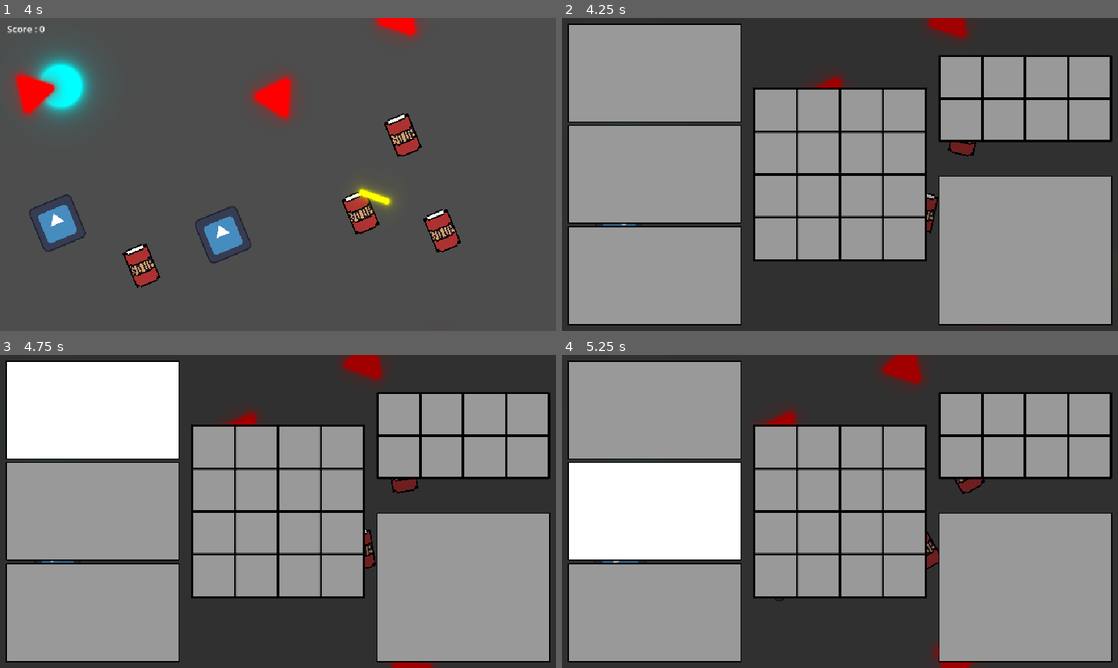
Above: before the commit, frames 1-4 (two rows, left to right).
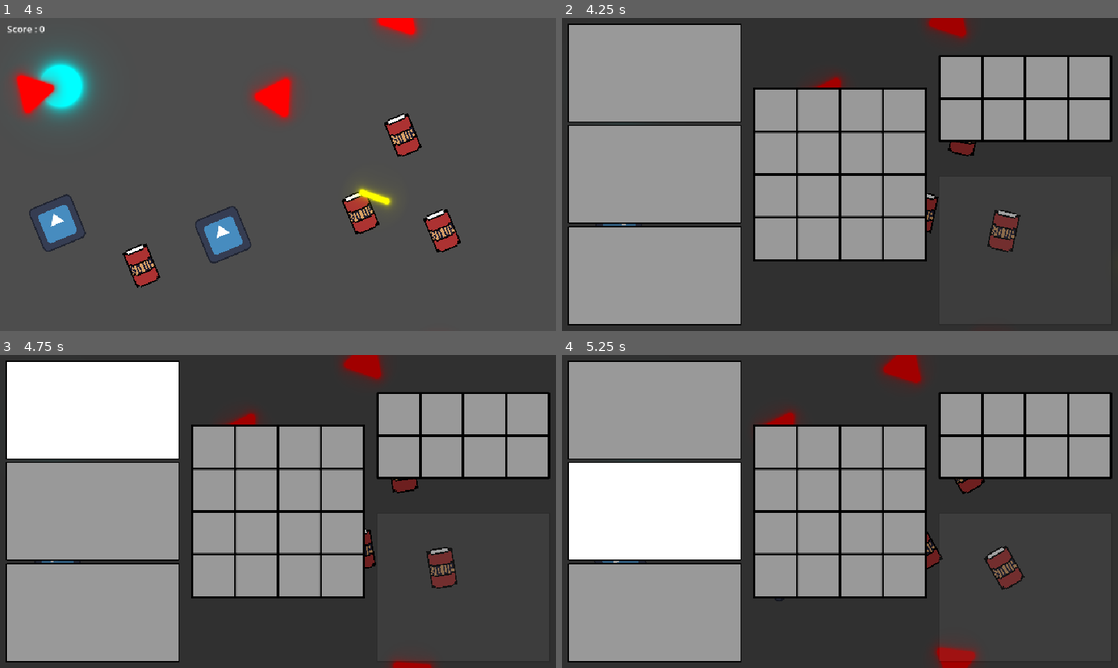
Above: after the commit, the same moments.

Repository: loco-choco/quantux-ui-experiment
Game: Godot game, scene res://main.tscn
The game is run twice, just before and just after one commit, with the same random seed, the same clock (stepped at 60 frames per second) and the same inputs. The engine's default icon, where the game draws it, is replaced by a stand-in: a white triangle on a blue panel in a dark square.
Inputs (mouse positions are in pixels of both pictures, inside the frame that each line leads up to):
- Up to frame 1 (4 s): move the mouse to (400, 158) at 0.52 s; hold Left (player_move_x_neg) 0.53-1.28 s; click (400, 158) at 0.67 s; move the mouse to (166, 190) at 1.27 s; tap Right (player_move_x_pos) at 1.35 s; click (166, 190) at 1.42 s; move the mouse to (333, 105) at 2.02 s; hold Up (player_move_y_neg) 2.03-2.78 s; click (333, 105) at 2.17 s; move the mouse to (250, 237) at 2.77 s; tap Down (player_move_y_pos) at 2.85 s; click (250, 237) at 2.92 s; move the mouse to (444, 221) at 3.52 s; tap E (shoot) at 3.6 s; click (444, 221) at 3.67 s
- Up to frame 2 (4.25 s): tap Space (hud_toggle_inventory) at 4.15 s
- Up to frame 3 (4.75 s): move the mouse to (94, 411) at 4.27 s; tap Left (player_move_x_neg) at 4.35 s; click (94, 411) at 4.42 s
- Up to frame 4 (5.25 s): click (656, 411) at 4.9 s; move the mouse to (656, 511) at 5.02 s; hold Right (player_move_x_pos) from 5.03 s (still down); click (656, 511) at 5.17 s

Frame 1 is identical in both runs. In frame 2, 15% of the frame differs, in the area x 67-99%, y 50-99%; in frame 3, 15%; in frame 4, 15%.

Commit message:
added item dropping logic

Diff:
--- a/inventories/grid/inventory.gd
+++ b/inventories/grid/inventory.gd
@@ -1,18 +1,28 @@
 extends PanelContainer
 
-signal weapon_slot_update(item: InventoryItem)
+signal weapon_slot_update(item: ItemData)
+signal item_dropped(item: ItemData)
 
 @export var inventory_item_scene: PackedScene
 
 @onready var bag_grid: ItemGrid = $%Bag
 @onready var quick_inv_grid: ItemGrid = $%QuickInventory
 @onready var weapon_slot: InventorySlot = $%WeaponSlot
+@onready var drop_item_slot: InventorySlot = $%DropItemSlot
 
 func _ready() -> void:
 	weapon_slot.item_slot_update.connect(_weapon_slot_update)
+	drop_item_slot.item_slot_update.connect(_drop_item_slot_update)
 
 func _weapon_slot_update(item: InventoryItem) -> void:
-	weapon_slot_update.emit(item)
+	weapon_slot_update.emit(item.data)
+
+func _drop_item_slot_update(item: InventoryItem) -> void:
+	if item == null:
+		return
+	item.queue_free()
+	drop_item_slot.clear_item()
+	item_dropped.emit(item.data)
 
 func add_item(item_data: ItemData) -> bool:
 	var inventory_item = inventory_item_scene.instantiate()
@@ -24,11 +34,15 @@
 		inventory_item.queue_free()
 	return success
 
-func get_bagged_items() -> Array[InventoryItem]:
-	return bag_grid.get_items()
+func get_bagged_items() -> Array[ItemData]:
+	var lambda = func (i: InventoryItem) -> ItemData:
+		return i.data
+	return bag_grid.get_items().map(lambda)
 
-func get_quick_inv_items() -> Array[InventoryItem]:
-	return quick_inv_grid.get_items()
+func get_quick_inv_items() -> Array[ItemData]:
+	var lambda = func (i: InventoryItem) -> ItemData:
+		return i.data
+	return quick_inv_grid.get_items().map(lambda)
 
-func get_weapon() -> InventoryItem:
-	return weapon_slot.get_item()
+func get_weapon() -> ItemData:
+	return weapon_slot.get_item().data
--- a/inventories/grid/inventory.tscn
+++ b/inventories/grid/inventory.tscn
@@ -33,6 +33,19 @@
 corner_radius_top_right = 2
 corner_radius_bottom_right = 2
 corner_radius_bottom_left = 2
+
+[sub_resource type="StyleBoxFlat" id="StyleBoxFlat_2obg0"]
+bg_color = Color(0.6, 0.6, 0.6, 0.11764706)
+border_width_left = 2
+border_width_top = 2
+border_width_right = 2
+border_width_bottom = 2
+border_color = Color(0, 0, 0, 0.11764706)
+corner_radius_top_left = 2
+corner_radius_top_right = 2
+corner_radius_bottom_right = 2
+corner_radius_bottom_left = 2
+anti_aliasing_size = 0.1
 
 [node name="Inventory" type="PanelContainer"]
 anchors_preset = 15
@@ -139,4 +152,12 @@
 metadata/_custom_type_script = "uid://bbu1oyu4naqin"
 
 [node name="DropItemSlot" parent="PanelContainer/MarginContainer/HBoxContainer/Others" instance=ExtResource("3_imxn7")]
+unique_name_in_owner = true
 layout_mode = 2
+theme_override_styles/panel = SubResource("StyleBoxFlat_2obg0")
+infinity_size = true
+
+[node name="ColorRect" parent="PanelContainer/MarginContainer/HBoxContainer/Others/DropItemSlot" index="0"]
+color = Color(1, 1, 1, 0.11764706)
+
+[editable path="PanelContainer/MarginContainer/HBoxContainer/Others/DropItemSlot"]
Not shown: 1 places in inventories/grid/inventory.tscn that only renumber resources
